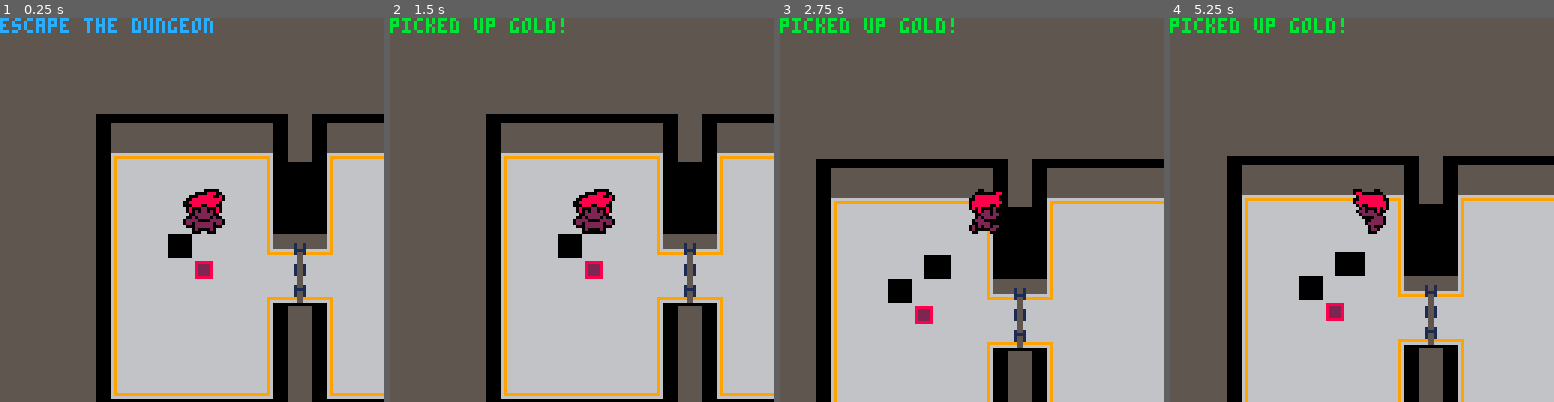
Above: before the commit, frames 1-4 (left to right).
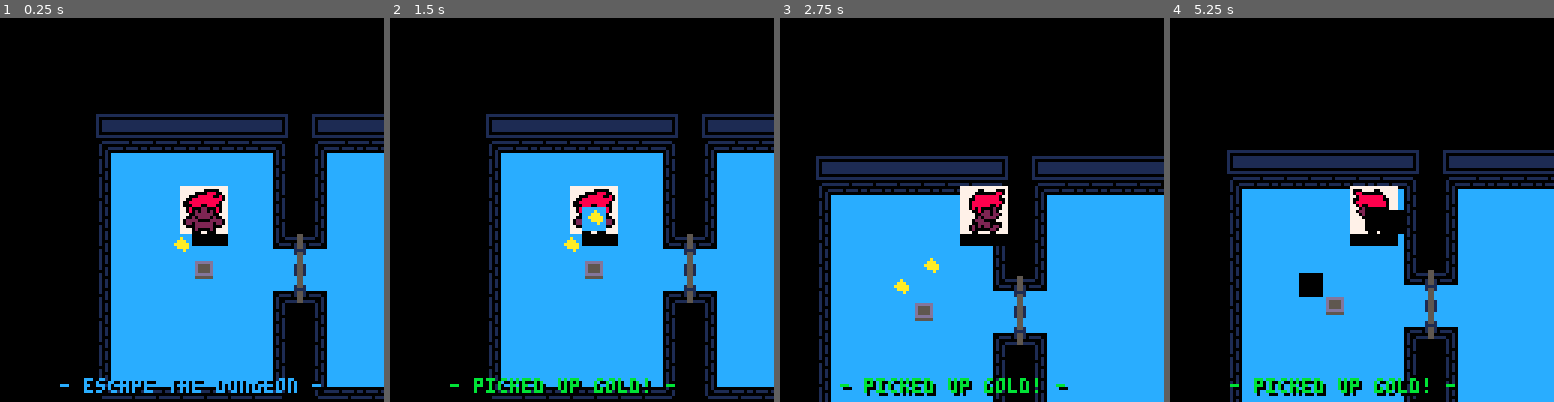
Above: after the commit, the same moments.

Repository: Kiyotoko/gamejam
Game: PICO-8 cartridge game.p8
Same seed, same stepped clock (60 frames per second), same inputs: the game is played once before the commit and once after it.
Inputs:
- Up to frame 1 (0.25 s): no input
- Up to frame 2 (1.5 s): tap X (X key) at 0.33, 1.07 s; tap O (Z key) at 0.7 s
- Up to frame 3 (2.75 s): hold Right 1.6-2.1 s; tap O (Z key) at 1.7, 2.1, 2.5 s; tap X (X key) at 1.85 s; hold Up 2.15-2.42 s; hold Right from 2.47 s (still down)
- Up to frame 4 (5.25 s): tap O (Z key) every 0.4 s from 2.9 to 4.9 s; tap X (X key) at 2.97, 4.08, 5.2 s; release Right at 3.03 s; hold Left 3.08-3.58 s; hold Down 3.63-3.97 s; hold Right 4.02-4.68 s; hold Up 4.73-5.03 s; hold Left from 5.08 s (still down)

The runs differ from the first frame. In frame 1, 92% of the frame differs, in the area x 0-100%, y 0-100%; in frame 2, 92%; in frame 3, 94%; in frame 4, 94%.

Commit message:
new Sprites, Animation, pick ups, chests, modified the way messages are shown, added a chest

Diff:
--- a/game.p8
+++ b/game.p8
@@ -126,13 +126,13 @@
 
 __gff__
 0000000000000000000000000000000000000000000000000000000000000000000000000000000000000000000000000000000000000000000000000000000000000000000000000000000001000000000000000000000000000000000000000000000000000000000000000000000000000000000000000000000000020000
-0100000000000001000000010100000000000000000000000000000000000000000000000000000000000000000000000000000000000000000000000000000001000101010100010101010101010101010101010101010001000000000000000000000000000000000000000000000000000000000000000000000000000000
+0100000000000000000000000000000000000000000000000000000000000000000000000000000000000000000000000000000000000000000000000000000001000101010100010101010101010101010101010101010001000000000000000000000000000000000000000000000000000000000000000000000000000000
 __map__
-8d8e8e8e8e8e8e8f008d8e8e8e8e8e8e8f000000000000000000000000000000000000000000000000000000000000000000000000000000000000000000000000000000000000000000000000000000000000000000000000000000000000000000000000000000000000000000000000000000000000000000000000000000
-8283838383838384008283838383838384000000000000000000000000000000000000000000000000000000000000000000000000000000000000000000000000000000000000000000000000000000000000000000000000000000000000000000000000000000000000000000000000000000000000000000000000000000
-81808080808080850e8180808080808085000000000000000000000000000000000000000000000000000000000000000000000000000000000000000000000000000000000000000000000000000000000000000000000000000000000000000000000000000000000000000000000000000000000000000000000000000000
-81808080808080857d8180808080808085000000009090909000000000000000000000000000000000000000000000000000000000000000000000000000000000000000000000000000000000000000000000000000000000000000000000000000000000000000000000000000000000000000000000000000000000000000
-8180808080808085908180808080808085909090909090909000000000000000000000000000000000000000000000000000000000000000000000000000000000000000000000000000000000000000000000000000000000000000000000000000000000000000000000000000000000000000000000000000000000000000
+8d8e8e8e8e8e8e8f9b8d8e8e8e8e8e8e8f000000000000000000000000000000000000000000000000000000000000000000000000000000000000000000000000000000000000000000000000000000000000000000000000000000000000000000000000000000000000000000000000000000000000000000000000000000
+82838383838383849b8283838383838384000000000000000000000000000000000000000000000000000000000000000000000000000000000000000000000000000000000000000000000000000000000000000000000000000000000000000000000000000000000000000000000000000000000000000000000000000000
+81808080808080859b8180808080808085000000000000000000000000000000000000000000000000000000000000000000000000000000000000000000000000000000000000000000000000000000000000000000000000000000000000000000000000000000000000000000000000000000000000000000000000000000
+81808080808080859b8180808080808085000000009090909000000000000000000000000000000000000000000000000000000000000000000000000000000000000000000000000000000000000000000000000000000000000000000000000000000000000000000000000000000000000000000000000000000000000000
+81808080808080859b8180808080808085909090909090909000000000000000000000000000000000000000000000000000000000000000000000000000000000000000000000000000000000000000000000000000000000000000000000000000000000000000000000000000000000000000000000000000000000000000
 8180808080808089a38a80808080808085909090909090909000000000000000000000000000000000000000000000000000000000000000000000000000000000000000000000000000000000000000000000000000000000000000000000000000000000000000000000000000000000000000000000000000000000000000
 81808080c0808080a08080808080808085909090909090909000000000000000000000000000000000000000000000000000000000000000000000000000000000000000000000000000000000000000000000000000000000000000000000000000000000000000000000000000000000000000000000000000000000000000
 818080808080808ba78c80808080808085900000009090909000000000000000000000000000000000000000000000000000000000000000000000000000000000000000000000000000000000000000000000000000000000000000000000000000000000000000000000000000000000000000000000000000000000000000
@@ -140,7 +140,7 @@
 8180808080808085008180808080808085000000000000000000000000000000000000000000000000000000000000000000000000000000000000000000000000000000000000000000000000000000000000000000000000000000000000000000000000000000000000000000000000000000000000000000000000000000
 8180808080808085008180808080808085000000000000000000000000000000000000000000000000000000000000000000000000000000000000000000000000000000000000000000000000000000000000000000000000000000000000000000000000000000000000000000000000000000000000000000000000000000
 8687878787878788008687878787878788000000000000000000000000000000000000000000000000000000000000000000000000000000000000000000000000000000000000000000000000000000000000000000000000000000000000000000000000000000000000000000000000000000000000000000000000000000
-00000000000000000000004e4e4e4e4e00000000000000000000000000000000000000000000000000000000000000000000000000000000000000000000000000000000000000000000000000000000000000000000000000000000000000000000000000000000000000000000000000000000000000000000000000000000
+8d8e8e8e8e8e8e8f0000004e4e4e4e4e00000000000000000000000000000000000000000000000000000000000000000000000000000000000000000000000000000000000000000000000000000000000000000000000000000000000000000000000000000000000000000000000000000000000000000000000000000000
 
 
 
--- a/items.lua
+++ b/items.lua
@@ -10,14 +10,25 @@
 
 -- the max distance to pickup an item or to activate
 -- a chest.
-action_range = 16
+action_range = 24
+
+gold_num=10
+-- ITEM ANIM STARTING TILE NUMBERS (for use in place_*() function)
+-- gold = 10
+-- emerald = 11
+-- ruby = 12
+-- sapphire = 13
+-- sigma (?) = 14
+-- metal pipe = 15
+-- copper coil = 42
 
 -- places a gold nugget at the defined (x,y) position
 function place_gold(x, y)
-    if player.gold > 0 then
+    if player.gold > 0 and player.drop_timeout == 0 then
         player.gold = player.gold - 1
-        local gold = {sprite=10, x=x, y=y}
+        local gold = {sprite=gold_num + (1-(t_rel+1) % 2)*16 , x=x, y=y}
         add(pickups, gold)
+        player.drop_timeout=10
     end
 end
 
@@ -34,6 +45,17 @@
         end
         pos = pos + 1
     end
+end
+
+-- simple 2 step animations for items
+-- also adds periodical vertical movement to them
+function animate_pickups()
+  for _, pickup in ipairs(pickups) do
+    if t % 10 == 0 then
+      pickup.sprite = pickup.sprite + (t_rel % 2 - (t_rel+1) % 2)*16
+      pickup.y = pickup.y + (t_rel/2 % 2 - (t_rel/2+1) % 2)/8
+    end
+  end
 end
 
 function activate_or_pickup()
--- a/main.lua
+++ b/main.lua
@@ -1,5 +1,7 @@
 ---@diagnostic disable: lowercase-global, undefined-global
 
+t = 0 -- time variable for non-player animations
+t_rel = 0 -- slower time variable basically
 -- the player data
 player = {
 	x=-32, -- x position on the map in pixels
@@ -12,18 +14,19 @@
 	},
 	vel = 0,
 	vel_max = 1.5,
-	accel=0.2,
-	decel=0.5,
+	accel=0.1,
+	decel=0.4,
 	prev = {
 		dx = 0,
 		dy = 0
 	},
 	lock=0, -- prevent dropping multiple items at once
+  drop_timeout = 0, -- time till next possible drop
 	gold=0
 }
 
 palt(0, false) --make black visible
-palt(7, true) --make white invisible
+palt(6, true) --make light grey invisible color
 
 -- the fixed position of the
 -- player on the screen
@@ -33,21 +36,24 @@
 flag_free = 0
 
 function _init()
-	player.gold = 3
+	player.gold = 300
 	place_gold(3, 5)
-	-- place_gold(4, 4)
+	-- place_gold(04, 4)
 
 	info("escape the dungeon")
 end
 
 function _update()
 	handle_input()
+  t = t + 1
+  t_rel = flr(t/10) -- only important for item animations, because im lazy
+  if player.drop_timeout > 0 then player.drop_timeout = player.drop_timeout - 1 end
 end
 
 function _draw()
-	cls(5)
+	cls(0)
 	map(0, 0, -player.x,-player.y, 16, 16)
-	render_pickups()
+  animate_pickups()
 
 	if player.animation.tick > 7 then
 		player.animation.y = (player.animation.y + 1) % 4
@@ -56,11 +62,16 @@
 		player.animation.tick = player.animation.tick + 1
 	end
 
-	if player.animation.x > 4 then
+  -- shadow beneath player
+  sspr(12*8, 7*8, 16, 8, ancor.x-4, ancor.y+4, 16, 8, false, false)
+
+  if player.animation.x > 4 then
 		sspr((player.animation.x  - 3) * 16, player.animation.y * 16, 16, 16, ancor.x-4, ancor.y-8, 16, 16, true, false)
 	else
 		sspr(player.animation.x * 16, player.animation.y * 16, 16, 16, ancor.x-4, ancor.y-8, 16, 16, false, false)
 	end
 
+	-- should pickups be on top / below the player?
+  render_pickups()
 	show_message()
 end
--- a/utility.lua
+++ b/utility.lua
@@ -28,8 +28,10 @@
 
 function show_message()
 	if message ~= nil then
-		color(level)
-		print(message)
+    color(0)
+		print(" - " .. message .. " - ",17,121)
+    color(level)
+		print(" - " .. message .. " - ",16,120)
 	end
 end
 
Not shown, changed: 40 lines of the sprite sheet (__gfx__) section of game.p8
Not shown, changed: spritesheet.png
